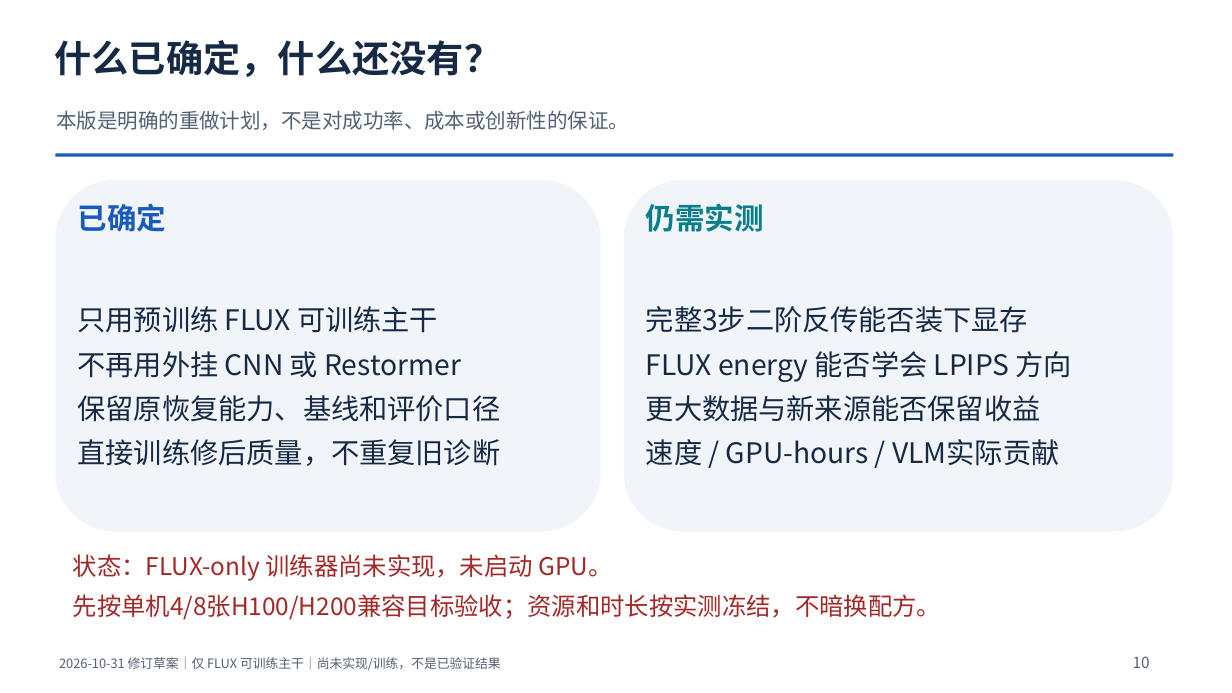
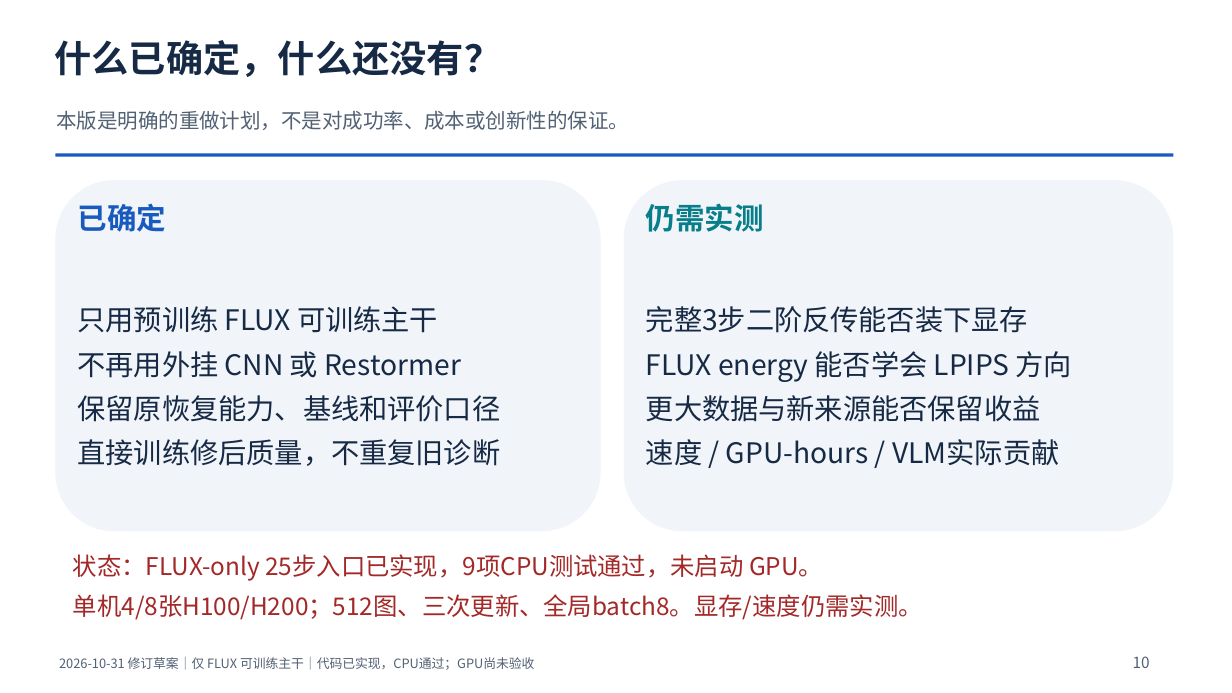
Before and after one commit to Jason-Wang313/zhenhaowangbackup, a slide deck: slide 10 of presentations/novel_ppt_approach/Novel_PPT_Approach_VLM_Restoration_Energy.pptx. Drawn at 1232x693 pixels with LibreOffice and Linux fonts; fonts in the diff are those of the drawing. Boxes give left, top, right and bottom in pixels: in the first picture for what was removed or moved away, otherwise in the second. Text is boxed around its words. In the diff, an @@ line names an element or a change of style, - is before the commit and + after.

Commit message:
Implement FLUX-native energy qualification with full unroll and exact resume

```diff
--- a/presentations/novel_ppt_approach/Novel_PPT_Approach_VLM_Restoration_Energy.pptx
+++ b/presentations/novel_ppt_approach/Novel_PPT_Approach_VLM_Restoration_Energy.pptx
@@ text at bbox=[73, 554, 923, 620]: text changed @@
-状态：FLUX-only 训练器尚未实现，未启动 GPU。
-先按单机4/8张H100/H200兼容目标验收；资源和时长按实测冻结，不暗换配方。
+状态：FLUX-only 25步入口已实现，9项CPU测试通过，未启动 GPU。
+单机4/8张H100/H200；512图、三次更新、全局batch8。显存/速度仍需实测。
@@ text at bbox=[59, 657, 535, 670]: text changed @@
-2026-10-31 修订草案｜仅 FLUX 可训练主干｜尚未实现/训练，不是已验证结果
+2026-10-31 修订草案｜仅 FLUX 可训练主干｜代码已实现，CPU通过；GPU尚未验收
```
Also in this commit, not shown: 9 other slides changed, 16 other files.
